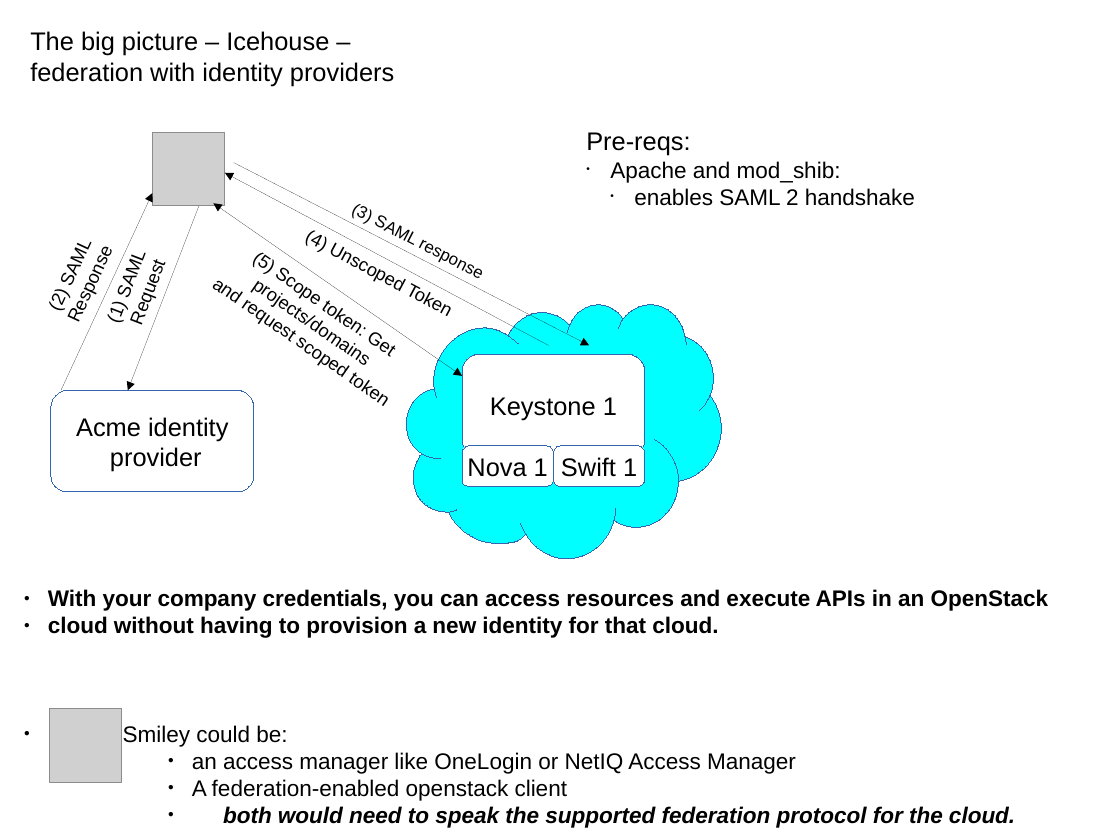
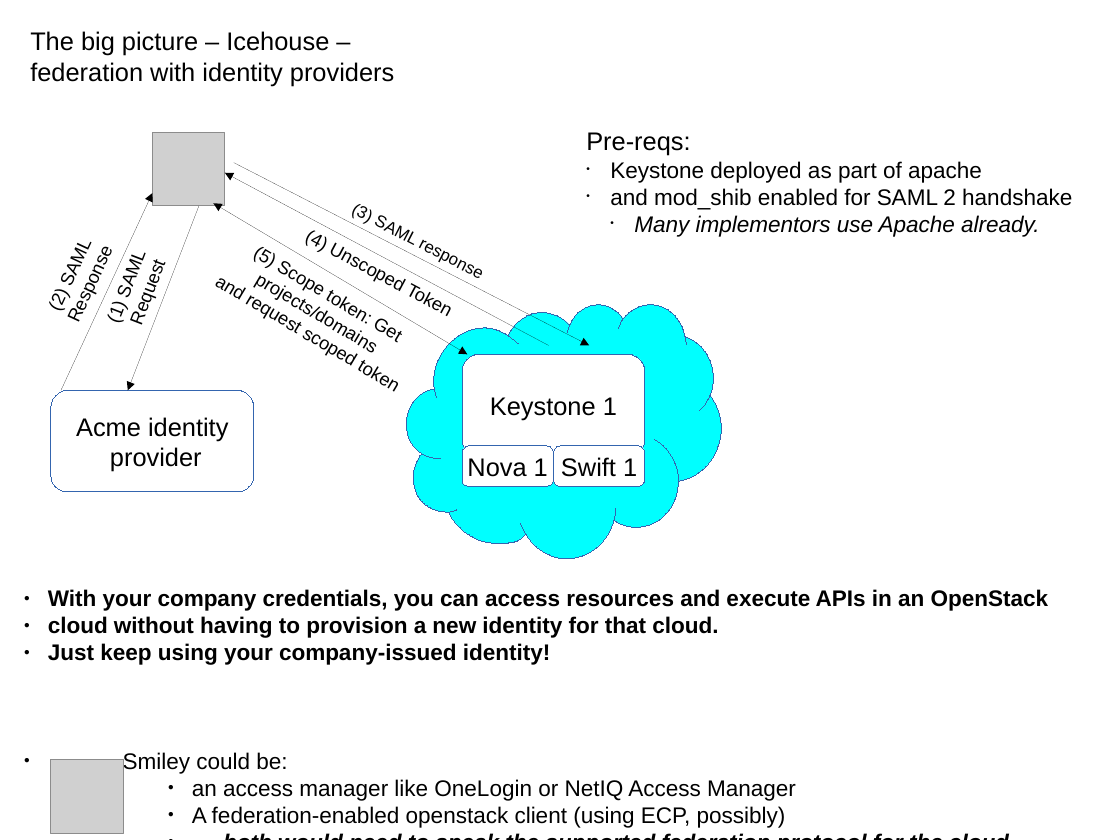
Before and after one commit to joesavak/OpenStackFederation, a slide deck: slide 7 of os-federation.odp. Drawn at 1120x840 pixels with LibreOffice and Linux fonts; fonts in the diff are those of the drawing; grey boxes stand for pictures. Boxes give left, top, right and bottom in pixels: in the first picture for what was removed or moved away, otherwise in the second. Text is boxed around its words. In the diff, an @@ line names an element or a change of style, - is before the commit and + after.

```diff
--- a/os-federation.odp
+++ b/os-federation.odp
@@ text at [610,161,1072,237]: text changed @@
-• Apache and mod_shib:
-  • enables SAML 2 handshake
+• Keystone deployed as part of apache
+• and mod_shib enabled for SAML 2 handshake
+  • Many implementors use Apache already.
@@ line "(5) Scope token: Get": place and size @@
-line "(5) Scope token: Get" at [213,203,462,376]
+line "(5) Scope token: Get" at [213,203,468,355]
@@ text at [48,643,551,665]: paragraph added @@
+  ● Just keep using your company-issued identity!
@@ picture: place and size @@
-picture at [50,708,122,783]
+picture at [51,759,123,833]
@@ text at [192,806,786,828]: text changed @@
-              ● A federation-enabled openstack client
+              ● A federation-enabled openstack client (using ECP, possibly)
```
Also in this commit, not shown: 5 other slides changed, 2 slides added, 2 slides removed.
